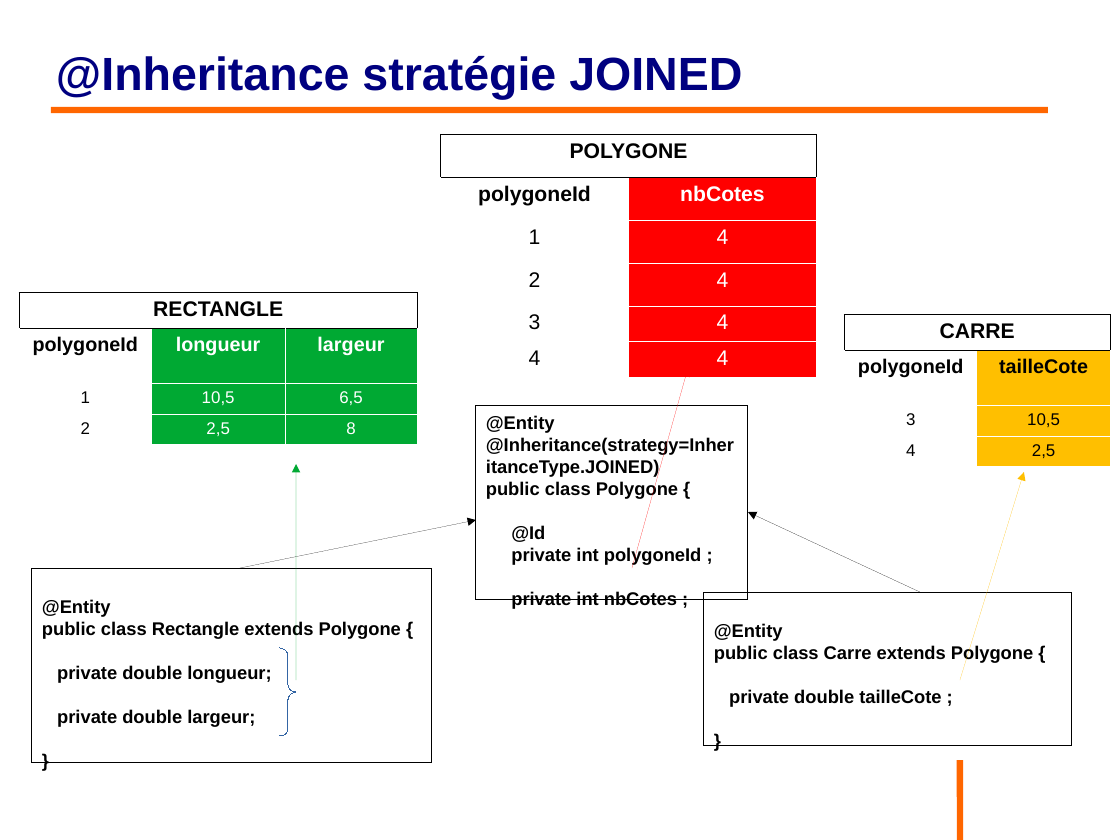
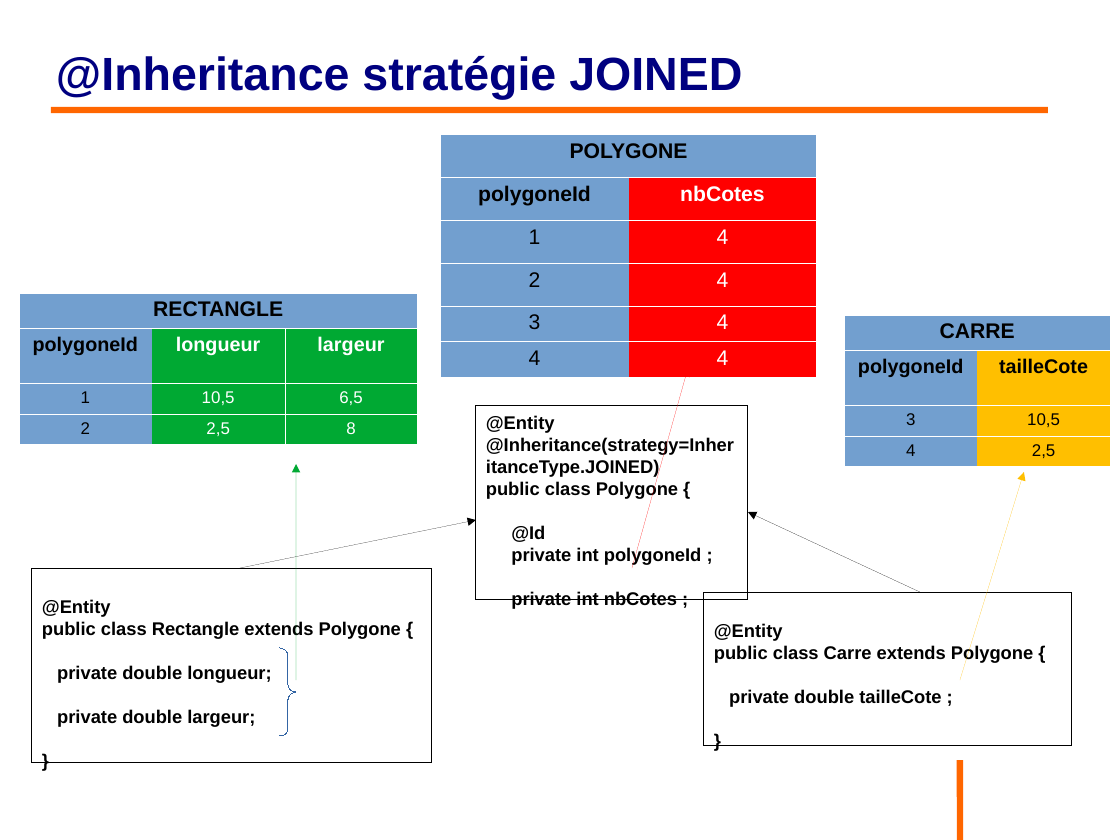
Before and after one commit to philphils/formation-hibernate-basique, a slide deck: slide 70 of Documentation/diapo_formation_hibernate.odp. Drawn at 1120x840 pixels with LibreOffice and Linux fonts; fonts in the diff are those of the drawing; background and template pictures are left out. Boxes give left, top, right and bottom in pixels: in the first picture for what was removed or moved away, otherwise in the second. Text is boxed around its words. In the diff, an @@ line names an element or a change of style, - is before the commit and + after.

```diff
--- a/Documentation/diapo_formation_hibernate.odp
+++ b/Documentation/diapo_formation_hibernate.odp
@@ table at (441, 134, 817, 369) @@
@@ fill none to #729FCF in 6 cells @@
@@ borders changed @@
@@ table at (19, 293, 419, 440) @@
@@ fill none to #729FCF in 4 cells @@
@@ borders changed @@
@@ table at (845, 315, 1111, 462) @@
@@ fill none to #729FCF in 4 cells @@
@@ borders changed @@
```
Also in this commit, not shown: 22 other slides changed.
